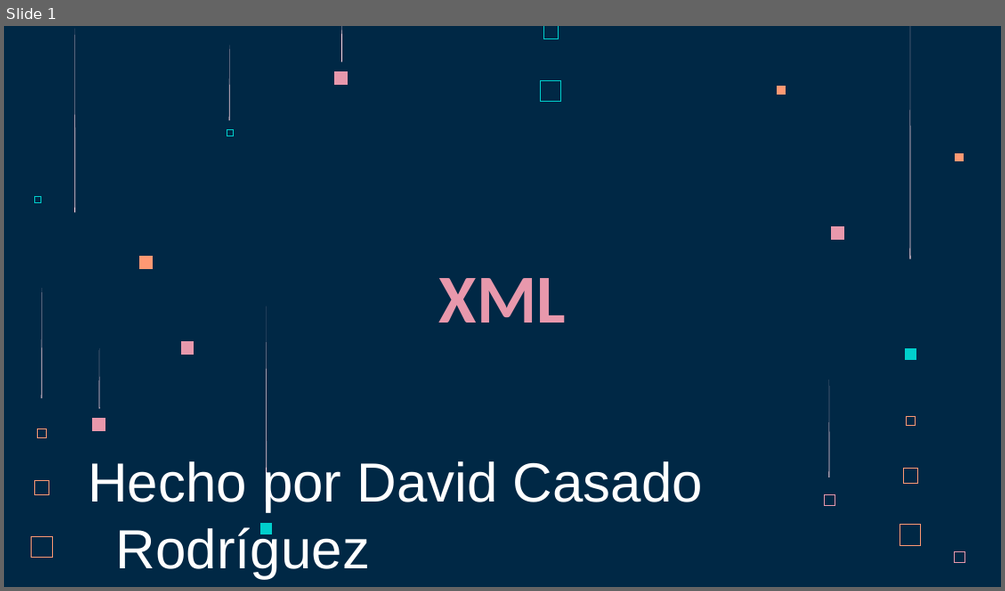
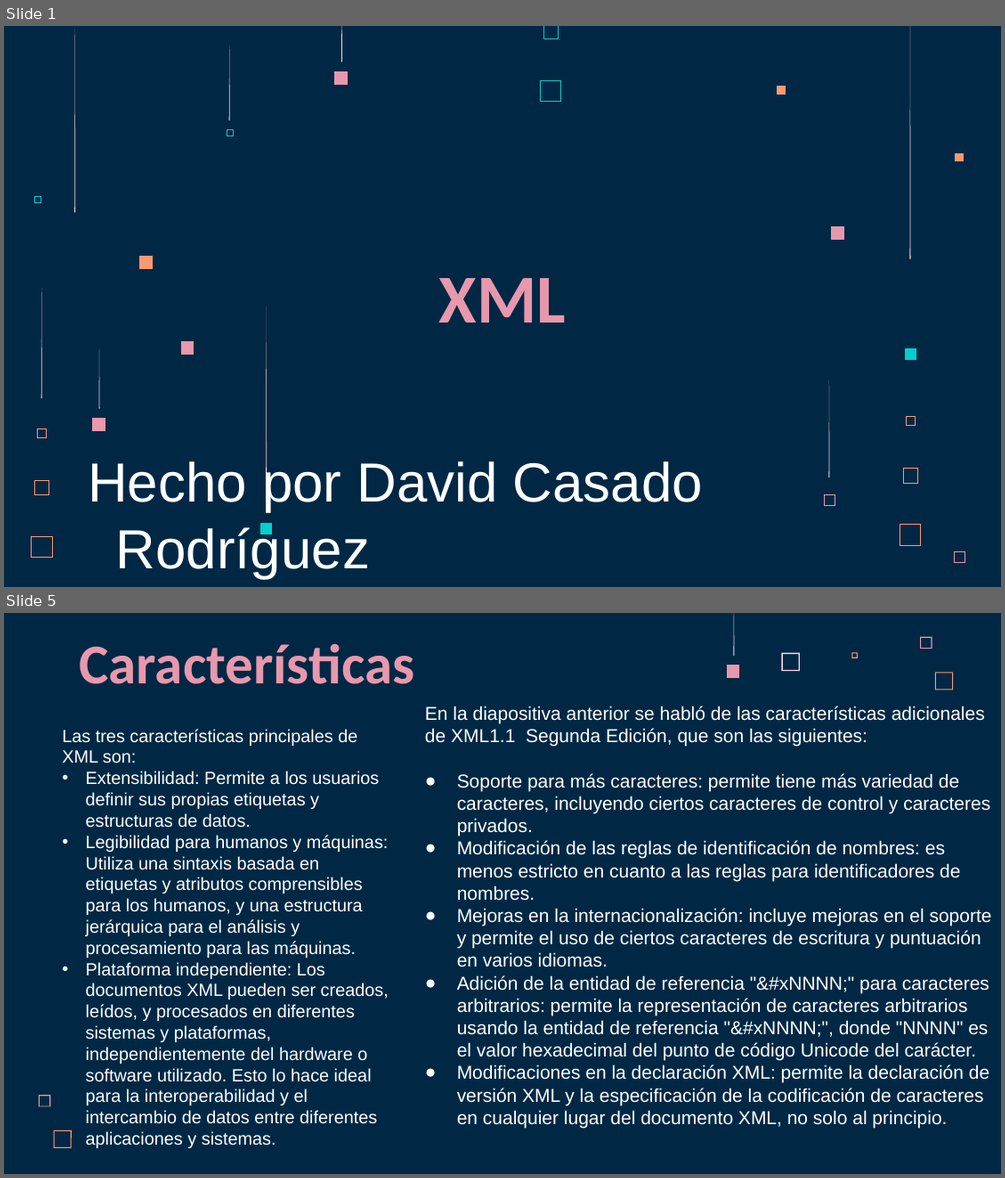
Before and after one commit to dvidCR/Lenguaje-de-Marcas, a slide deck: Tercer_Trimestre/Ejercicios/XML/XML.pptx. Shown one above the other, each under a label of ours: slide 1 before the commit, slides 1 and 5 after it; the slides between them are not shown. The pictures are 1005x591 and 1005x1178 pixels, drawn with LibreOffice and Linux fonts; fonts in the diff are those of the drawing. Boxes give left, top, right and bottom in pixels: in the first picture for what was removed or moved away, otherwise in the second. Text is boxed around its words. In the diff, an @@ line names an element or a change of style, - is before the commit and + after.

```diff
--- a/Tercer_Trimestre/Ejercicios/XML/XML.pptx
+++ b/Tercer_Trimestre/Ejercicios/XML/XML.pptx
@@ slide 5 added at (4, 613, 1001, 1174), background #002845 @@
@@ freeform shape added at (733, 613, 734, 656), fill #FFD6E1 @@
@@ freeform shape added at (920, 637, 932, 649), fill #E898AC @@
@@ title added at (80, 643, 415, 684), 54 pt, text #E898AC, bold @@
+Características
@@ freeform shape added at (727, 665, 740, 678), fill #E898AC @@
@@ freeform shape added at (782, 653, 800, 671), fill #FFD6E1 @@
@@ freeform shape added at (852, 653, 858, 658), fill #FF9973 @@
@@ freeform shape added at (935, 672, 953, 690), fill #FF9973 @@
@@ text added at (425, 706, 992, 1127), 18 pt, text #FFFFFF @@
+En la diapositiva anterior se habló de las características adicionales de XML1.1 Segunda Edición, que son las siguientes:
+● Soporte para más caracteres: permite tiene más variedad de caracteres, incluyendo ciertos caracteres de control y caracteres privados.
+● Modificación de las reglas de identificación de nombres: es menos estricto en cuanto a las reglas para identificadores de nombres.
+● Mejoras en la internacionalización: incluye mejoras en el soporte y permite el uso de ciertos caracteres de escritura y puntuación en varios idiomas.
+● Adición de la entidad de referencia "&#xNNNN;" para caracteres arbitrarios: permite la representación de caracteres arbitrarios usando la entidad de referencia "&#xNNNN;", donde "NNNN" es el valor hexadecimal del punto de código Unicode del carácter.
+● Modificaciones en la declaración XML: permite la declaración de versión XML y la especificación de la codificación de caracteres en cualquier lugar del documento XML, no solo al principio.
@@ text added at (62, 729, 388, 1148), 17 pt, text #FFFFFF @@
+Las tres características principales de XML son:
+    • Extensibilidad: Permite a los usuarios definir sus propias etiquetas y estructuras de datos.
+    • Legibilidad para humanos y máquinas: Utiliza una sintaxis basada en etiquetas y atributos comprensibles para los humanos, y una estructura jerárquica para el análisis y procesamiento para las máquinas.
+    • Plataforma independiente: Los documentos XML pueden ser creados, leídos, y procesados en diferentes sistemas y plataformas, independientemente del hardware o software utilizado. Esto lo hace ideal para la interoperabilidad y el intercambio de datos entre diferentes aplicaciones y sistemas.
@@ freeform shape added at (39, 1094, 50, 1107), fill #E898AC @@
@@ freeform shape added at (53, 1130, 72, 1148), fill #FF9973 @@
```
Also in this commit, not shown: 2 slides changed, 6 other slides added.
